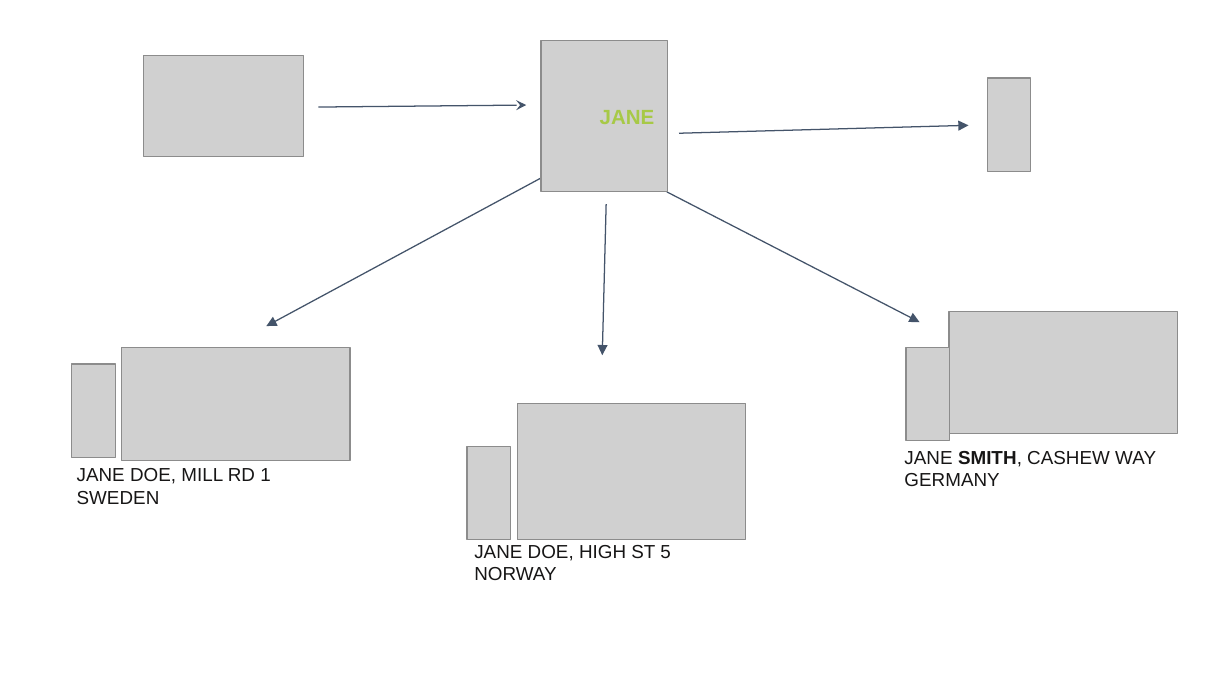
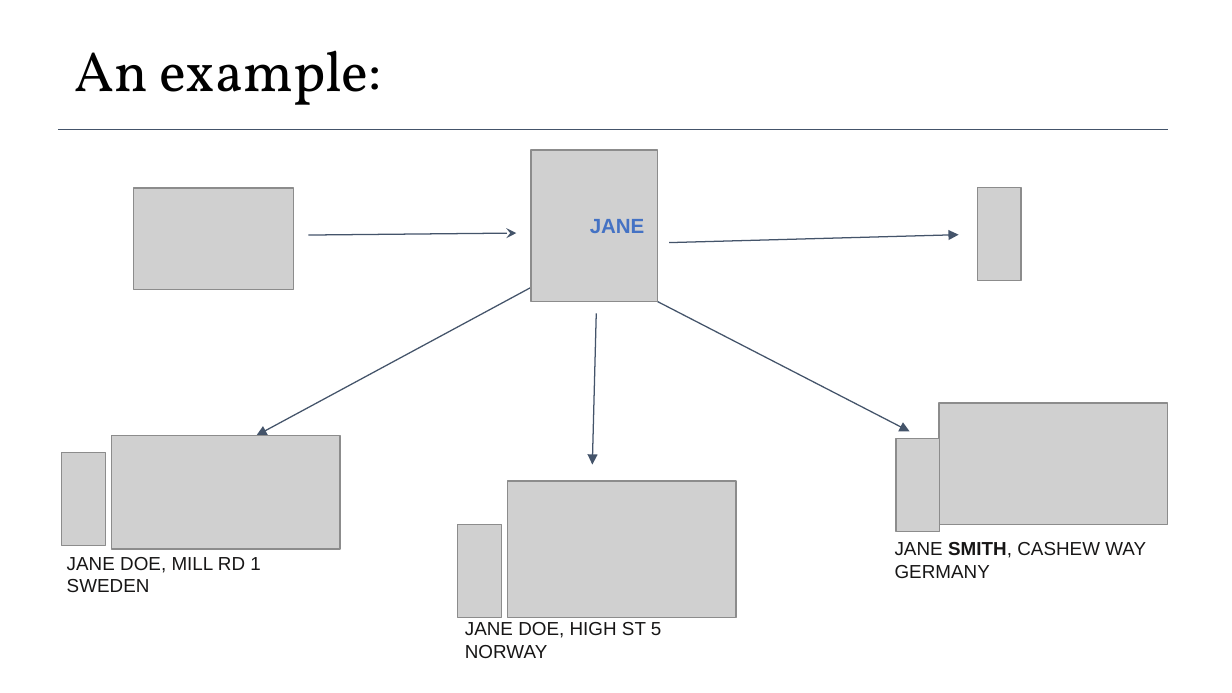
Before and after one commit to elixir-europe-training/ELIXIR-TrP-FAIR-Material-By-Design, a slide deck: slide 4 of docs/supplementary/presentations/ch_08_Unique_identifiers/Session 8 - Unique identifiers for training materials.pptx. Drawn at 1232x693 pixels with LibreOffice and Linux fonts; fonts in the diff are those of the drawing; grey boxes stand for pictures; background and template pictures are left out. Boxes give left, top, right and bottom in pixels: in the first picture for what was removed or moved away, otherwise in the second. Text is boxed around its words. In the diff, an @@ line names an element or a change of style, - is before the commit and + after.

```diff
--- a/docs/supplementary/presentations/ch_08_Unique_identifiers/Session 8 - Unique identifiers for training materials.pptx
+++ b/docs/supplementary/presentations/ch_08_Unique_identifiers/Session 8 - Unique identifiers for training materials.pptx
@@ text added at bbox=[74, 50, 382, 105], 33 pt, text #000000 @@
+An example:
@@ arrow removed from (318, 107) to (526, 105) @@
@@ line added from (58, 129) to (1168, 129), #44546A 0.56 pt @@
@@ arrow removed from (679, 133) to (968, 126) @@
@@ picture: place and size @@
-picture at bbox=[144, 55, 304, 156]
+picture at bbox=[134, 188, 294, 290]
@@ text "JANE" at bbox=[590, 219, 645, 233]: text colour #A7C947 to #4472C4 @@
@@ arrow moved from (553, 171) - (266, 326) to (308, 235) - (516, 233) @@
@@ arrow (308, 235) - (516, 233): arrowheads changed @@
@@ arrow moved from (667, 192) - (919, 322) to (669, 243) - (958, 235) @@
@@ arrow added from (543, 281) to (256, 435), #44546A 0.75 pt @@
@@ 2 pictures, 1 text, 1 arrow: place and size @@
-2 pictures, 1 text, 1 arrow at bbox=[541, 41, 1030, 355]
+2 pictures, 1 text, 1 arrow at bbox=[531, 150, 1020, 464]
@@ arrow added from (657, 302) to (909, 431), #44546A 0.75 pt @@
@@ picture: place and size @@
-picture at bbox=[71, 365, 115, 458]
+picture at bbox=[62, 452, 105, 546]
@@ text "JANE DOE, MILL RD 1 ...": place and size @@
-text "JANE DOE, MILL RD 1 ..." at bbox=[77, 468, 270, 504]
+text "JANE DOE, MILL RD 1 ..." at bbox=[67, 557, 260, 592]
@@ 3 pictures, 1 text: place and size @@
-3 pictures, 1 text at bbox=[122, 312, 1177, 486]
+3 pictures, 1 text at bbox=[112, 403, 1167, 578]
@@ 2 pictures, 1 text: place and size @@
-2 pictures, 1 text at bbox=[467, 404, 745, 580]
+2 pictures, 1 text at bbox=[457, 482, 736, 658]
```
Also in this commit, not shown: 11 other slides changed, 6 slides added, 4 slides removed, 3 other files.
